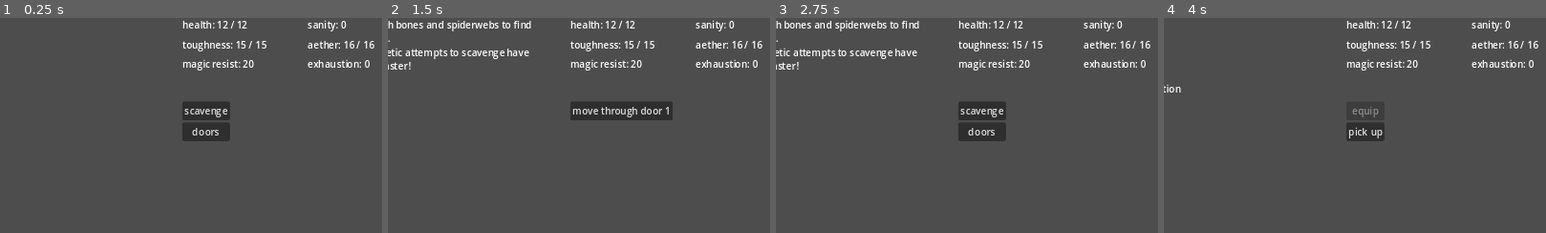
Above: before the commit, frames 1-4 (left to right).
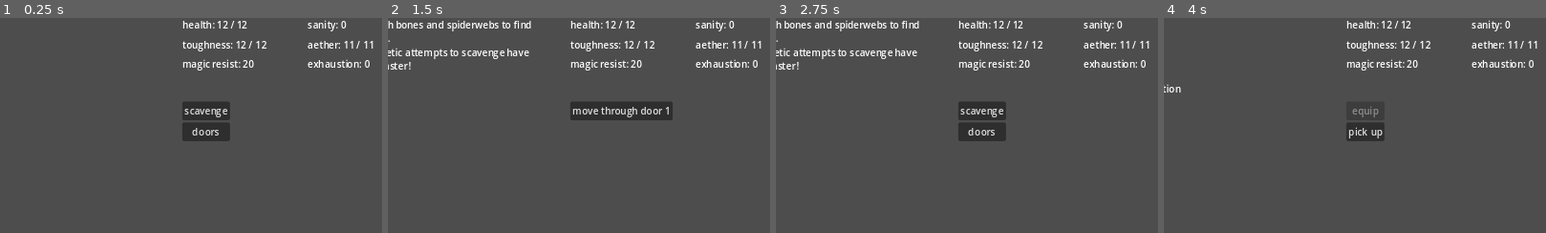
Above: after the commit, the same moments.

Repository: rainbowd-ash/ker_nethalas
Game: Godot game, scene res://globals/game.tscn
Two runs of this game, one before a commit and one after it. Both use one fixed random seed, a clock stepped at 60 frames per second and the inputs below.
Inputs:
- Up to frame 1 (0.25 s): no input
- Up to frame 2 (1.5 s): click "scavenge" at 0.5 s; click "doors" at 1.25 s
- Up to frame 3 (2.75 s): click "move through door 1" at 2 s
- Up to frame 4 (4 s): click "Inventory" at 2.75 s; click "light helmet" at 3.5 s
The pictures show only the part of the screen within x 43-93%, y 0-50%; the shares and areas given below are measured in that part.

The runs differ from the first frame. In frame 1, 0.1% of the frame differs, in the area x 63-98%, y 10-15%; in frame 2, 0.1%; in frame 3, 0.1%; in frame 4, 0.1%.
Error in both runs: Invalid access to property or key 'qualities' on a base object of type 'Node (LightHelmet)'. (res://character/weapon_slot.gd:42)

Commit message:
convert die declarations to be strings
with regex checks!

Diff:
--- a/character/character.gd
+++ b/character/character.gd
@@ -11,11 +11,11 @@
 func _ready():
 	SignalBus.combat_attack.connect(_on_combat_attack)
 
-	attributes.max_health = Dice.roll(1, "d6", 8)
+	attributes.max_health = Dice.roll("1d6+8")
 	attributes.health = attributes.max_health
-	attributes.max_toughness = Dice.roll(2, "d6", 10)
+	attributes.max_toughness = Dice.roll("1d6+10")
 	attributes.toughness = attributes.max_toughness
-	attributes.max_aether = Dice.roll(1, "d6", 10)
+	attributes.max_aether = Dice.roll("1d6+8")
 	attributes.aether = attributes.max_aether
 	attributes.magic_resistance = 20
 	skills.set_value("acrobatics",10)
--- a/combat/character_dummy.gd
+++ b/combat/character_dummy.gd
@@ -53,9 +53,7 @@
 		if roll.winner == Dice.opposed_winner.attacker:
 			var attack = CombatAttack.new(self,target)
 			attack.damage = Damage.new(
-				Dice.to_damage(
-					weapon.die_quantity,
-					weapon.die_size),
+				Dice.to_damage(weapon.die),
 				weapon.damage_type
 			)
 			SignalBus.chat_log.emit("%s attack hits!" % weapon.title)
--- a/dice/dice.gd
+++ b/dice/dice.gd
@@ -15,53 +15,73 @@
 	defender,
 }
 
-const sizes = {
-	"d4": 4,
-	"d6": 6,
-	"d8": 8,
-	"d10": 10,
-	"d12": 12,
-	"d20": 20,
-}
-
-const roll_to_damage_table = [
-	[1, 0],
-	[4, 1],
-	[7, 2],
-	[9, 3],
-	[100, 4],
-]
-
-# (1, "d6", 4) = 1d6+4
-# TODO: convert this to a regex (submit "1d4+4" string instead of 3 args)
-func roll(quantity : int, type : String, modifier : int = 0) -> int:
-	var total : int = modifier
-	for i in quantity:
-		total += randi_range(1, sizes[type])
+func roll(dice : String) -> int:
+	var valid : bool = dice_string_validation(dice)
+	if not valid:
+		return 0
+	var amount : int = dice.get_slice('d',0).to_int()
+	var size : int = dice.get_slice('+',0).get_slice('d',1).to_int()
+	var mod : int = dice.get_slice('+',1).to_int() if dice.split('+').size() > 1 else 0
+	var total : int = mod
+	for i in amount:
+		var r = randi_range(1, size)
+		total += r
 	return total
 
-func roll_seperately(quantity : int, type : String) -> Array:
+func roll_seperately(dice : String) -> Array:
+	var valid : bool = dice_string_validation(dice)
+	if not valid:
+		return []
 	var result : Array = []
-	for i in quantity:
-		result.push_back(roll(1, type))
+	var amount : int = dice.get_slice('d',0).to_int()
+	var size : int = dice.get_slice('+',0).get_slice('d',1).to_int()
+	for i in amount:
+		result.push_back(roll("1d%d" % size)) # simply don't send the modifier to the roll
 	return result
 
-func to_damage(quantity : int, type : String, modifier : int = 0) -> int:
+func to_damage(dice : String) -> int:
+	var valid : bool = dice_string_validation(dice)
+	if not valid:
+		return 0
 	var result : int = 0
-	var rolls = roll_seperately(quantity, type)
+	var mod : int = dice.get_slice('+',1).to_int() if dice.split('+').size() > 1 else 0
+	var rolls = roll_seperately(dice)
 	rolls.sort()
+	rolls[0] += mod
 	for roll in rolls:
-		if roll == rolls[0]:
-			roll += modifier
 		result += damage_table_conversion(roll)
 	return result
 
+# \d+d\d+(\+\d+)?
+func dice_string_validation(dice : String) -> bool:
+	var validation : RegEx
+	validation = RegEx.create_from_string(r"\d+d\d+(\+\d+)?")
+	var substr : RegExMatch = validation.search(dice)
+	if substr == null:
+		push_error("Invalid die string")
+		return false
+	return true
+
+# die roll | damage dealt
+#      1   | 0
+#      2-4 | 1
+#      5-7 | 2
+#      8-9 | 3
+#      10+ | 4
 func damage_table_conversion(roll : int) -> int:
-	for entry in roll_to_damage_table:
-		if roll <= entry[0]:
-			return entry[1]
-	push_error("Damage table conversion fall-through")
-	return 0
+	if roll < 1:
+		return 0
+	match roll:
+		1:
+			return 0
+		2, 3, 4:
+			return 1
+		5, 6, 7:
+			return 2
+		8, 9:
+			return 3
+		_:
+			return 4
 
 # advantage -- 0 for none, 1 for advantage, -1 for disadvantage
 func roll_100(advantage : int):
@@ -162,5 +182,5 @@
 		push_warning("ERROR: opposed check result not handled correctly")
 	print("\tattacker roll: %d stat: %d success: %s critical: %s" % [attacker_roll.roll, atk_values.attribute_value, str(result.attacker_success), str(result.attacker_critical)])
 	print("\tdefender roll: %d stat: %d success: %s critical: %s" % [defender_roll.roll, def_values.attribute_value, str(result.defender_success), str(result.defender_critical)])
-	print("\twinner: %s" % ("attacker" if  result.winner == 0 else "defender"))
+	print("\twinner: %s\n" % ("attacker" if  result.winner == 0 else "defender"))
 	return result
--- a/dice/usage_die.gd
+++ b/dice/usage_die.gd
@@ -16,13 +16,15 @@
 var base_size : int # index on size chain of start position (3 = d10) -- die will reset to this size after triggering
 var current_size : int # index on size chain of current position
 
-func _init(a_base_size : int) -> void:
-	base_size = a_base_size
+func _init(die_size : String) -> void:
+	if not size_chain.has(die_size):
+		push_error("Invalid usage die size")
+	base_size = size_chain.find(die_size)
 	current_size = base_size
 
 # roll die. returns true if triggered and size reset otherwise false
 func roll() -> bool:
-	var roll_result = Dice.roll(1, size_chain[current_size])
+	var roll_result = Dice.roll("1%s" % size_chain[current_size])
 	if roll_result == 1 or roll_result == 2:
 		if current_size == 0:
 			current_size = base_size
--- a/dungeon/dungeon.gd
+++ b/dungeon/dungeon.gd
@@ -3,13 +3,12 @@
 
 @export var pawn : Node
 
-var tension_die : UsageDie
+var tension_die : UsageDie = UsageDie.new("d8")
 
 func _ready() -> void:
 	current_room().visited = true
 	update_map()
 	door_labels()
-	tension_die = UsageDie.new(2)
 
 func list_actions():
 	var actions = current_room().get_actions()
@@ -65,7 +64,7 @@
 func roll_room_checks():
 	if tension_die.roll():
 		print("growing darkness table roll")
-	var combat_roll = Dice.roll(1, "d20")
+	var combat_roll = Dice.roll("1d20")
 	if combat_roll > 10:
 		roll_combat_encounter()
 	else:
--- a/dungeon/room.gd
+++ b/dungeon/room.gd
@@ -84,7 +84,7 @@
 	scavenged = true
 	var scavenge_check = Dice.check(CheckValue.new(Character.skills.get_value("scavenge")))
 	if scavenge_check.success:
-		var scavenge_roll = Dice.roll(1, "d20")
+		var scavenge_roll = Dice.roll("1d20")
 		print("\tscavenge table roll: %d" % scavenge_roll)
 		if scavenge_check.critical:
 			scavenge_roll += 5
@@ -99,16 +99,16 @@
 			pass
 		elif scavenge_roll == 3:
 			# you discover d20c
-			Character.inventory.adjust_currency(Dice.roll(1, "d20"))
+			Character.inventory.adjust_currency(Dice.roll("1d20"))
 		elif scavenge_roll >= 4 and scavenge_roll <= 11:
 			# you find d4 crafting supplies
-			Character.inventory.add_item(CraftingSupplies.new(Dice.roll(1, "d4")))
+			Character.inventory.add_item(CraftingSupplies.new(Dice.roll("1d4")))
 		elif scavenge_roll == 12:
 			# you discover 2d20c
-			Character.inventory.adjust_currency(Dice.roll(2, "d20"))
+			Character.inventory.adjust_currency(Dice.roll("2d20"))
 		elif scavenge_roll >= 13 and scavenge_roll <= 18:
 			# you find d4 cooking supplies
-			Character.inventory.add_item(CookingSupplies.new(Dice.roll(1, "d4")))
+			Character.inventory.add_item(CookingSupplies.new(Dice.roll("1d4")))
 		elif scavenge_roll == 19:
 			# you discover d100c
 			Character.inventory.adjust_currency(Dice.roll_100(0).roll)
--- a/tables/armors/light_helmet.gd
+++ b/tables/armors/light_helmet.gd
@@ -6,7 +6,7 @@
 func _init():
 	title = "light helmet"
 	cost = 20
-	integrity = Dice.sizes.d6
+	integrity = UsageDie.new("d6")
 	protection = 1
 	type = equipment_types.head
 
--- a/tables/monsters/blightfang_rats.gd
+++ b/tables/monsters/blightfang_rats.gd
@@ -14,7 +14,7 @@
 	magic_resistance = 20
 
 func roll_attack():
-	var action_roll = Dice.roll(1,"d6")
+	var action_roll = Dice.roll("1d6")
 	if action_roll == 1 or action_roll == 2:
 		bite()
 	elif action_roll >= 3 and action_roll <= 5:
@@ -24,7 +24,7 @@
 
 func bite():
 	SignalBus.chat_log.emit("%s bites" % title)
-	var attack = Damage.new(Dice.to_damage(1, "d6", rally_counter), Damage.damage_types.piercing)
+	var attack = Damage.new(Dice.to_damage("1d6+%d" % rally_counter), Damage.damage_types.piercing)
 	attack.amount += rally_counter
 	SignalBus.combat_attack.emit(CombatAttack.new(
 		self,Character,attack)
@@ -32,7 +32,7 @@
 
 func scratch():
 	SignalBus.chat_log.emit("%s scratches" % title)
-	var attack = Damage.new(Dice.to_damage(1, "d4", 1 + rally_counter), Damage.damage_types.slashing)
+	var attack = Damage.new(Dice.to_damage("1d4+%d" % (1 + rally_counter)), Damage.damage_types.slashing)
 	SignalBus.combat_attack.emit(CombatAttack.new(
 		self,Character,attack)
 	)
--- a/types/armor.gd
+++ b/types/armor.gd
@@ -2,7 +2,7 @@
 class_name Armor
 
 var protection : int = 0
-var integrity : int = 0
+var integrity : UsageDie = UsageDie.new("d4")
 
 func get_item_details():
 	var equipment_details = super.get_item_details()
--- a/types/weapon.gd
+++ b/types/weapon.gd
@@ -12,8 +12,7 @@
 }
 
 var qualities = []
-var die_size : String = "d6"
-var die_quantity : int = 1
+var die : String = "1d6"
 var damage_type : Damage.damage_types
 var skill : Skills.all_skills
 var speed = 0
